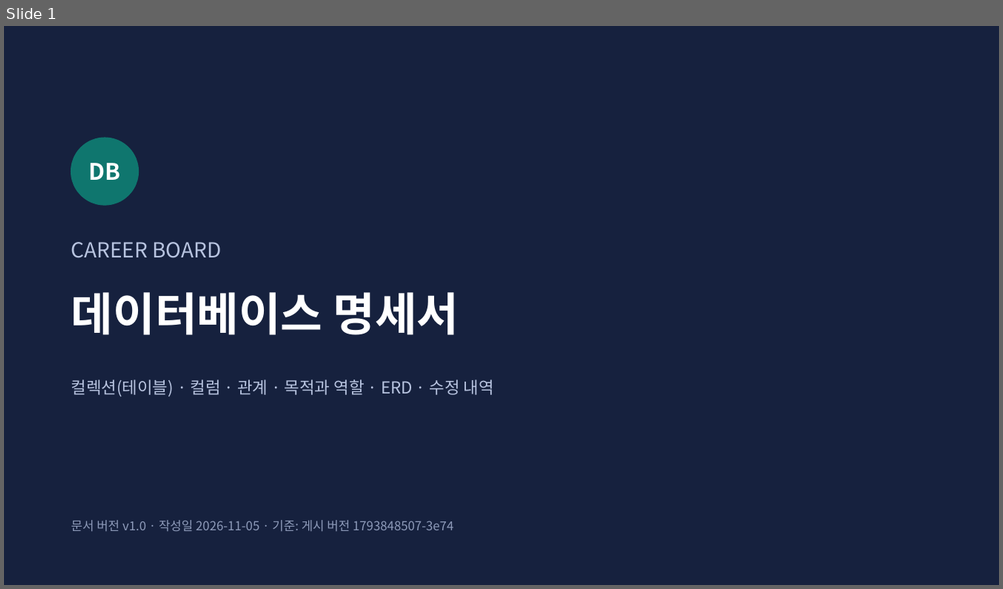
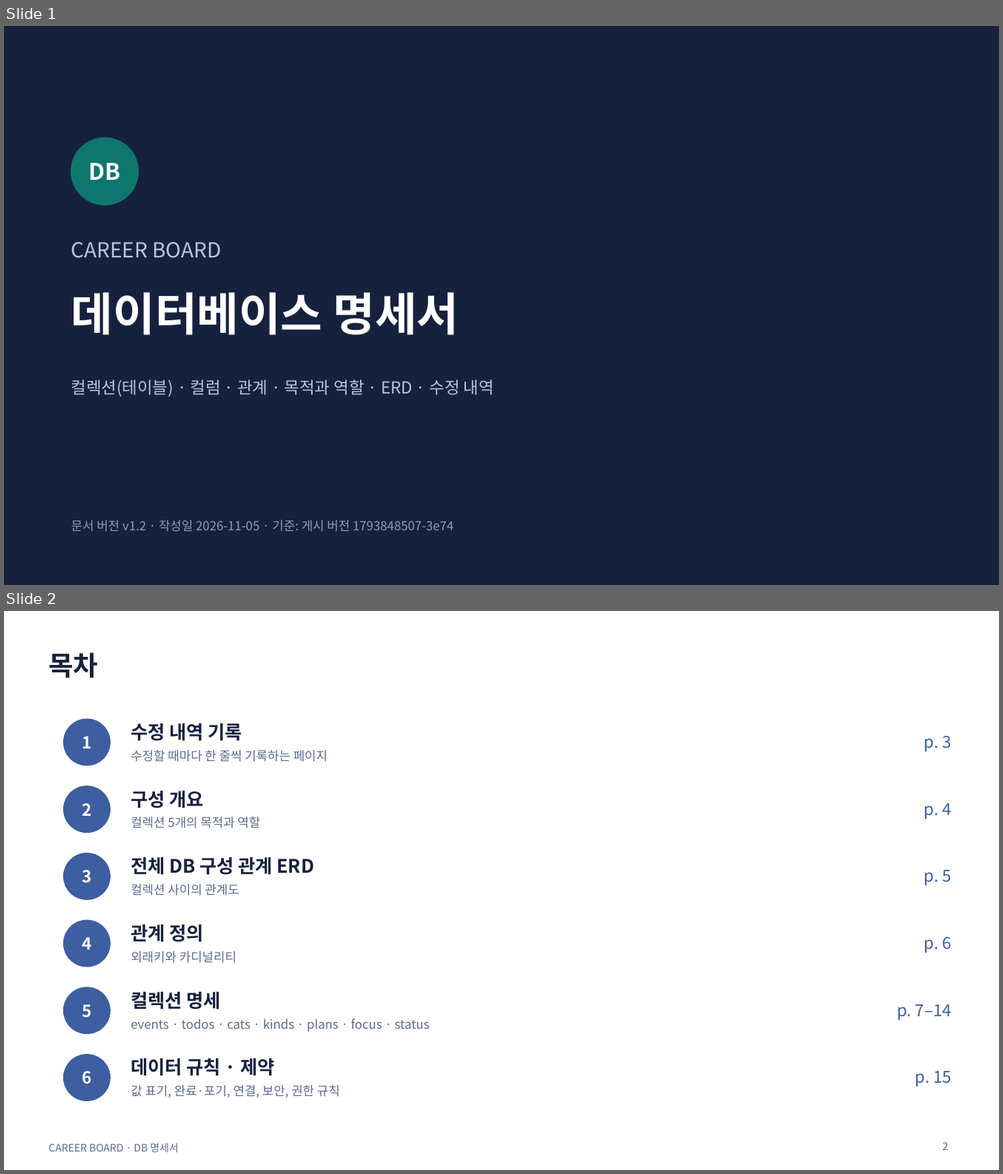
Before and after one commit to min-0o0/Career-Board, a slide deck: docs/db/career-board-db-spec.pptx. Shown one above the other, each under a label of ours: slide 1 before the commit, slides 1 and 2 after it. The pictures are 1003x589 and 1003x1174 pixels, drawn with LibreOffice and Linux fonts; fonts in the diff are those of the drawing. Boxes give left, top, right and bottom in pixels: in the first picture for what was removed or moved away, otherwise in the second. Text is boxed around its words. In the diff, an @@ line names an element or a change of style, - is before the commit and + after.

Commit message:
docs: DB 명세서 개정 (목차 추가, 수정 내역 1번 이동, 컬럼 설명·값 규칙 분리)

```diff
--- a/docs/db/career-board-db-spec.pptx
+++ b/docs/db/career-board-db-spec.pptx
@@ slide 2 added at [4,611,999,1170], background #FFFFFF @@
@@ title added at [48,652,98,678], 26 pt, text #16213E, bold @@
+목차
@@ ellipse added at [64,719,110,766], fill #3D5EA0, outline #3D5EA0 1 pt @@
@@ text added at [82,736,91,749], 16 pt, text #FFFFFF, bold @@
+1
@@ text added at [131,723,242,741], 18 pt, text #16213E, bold @@
+수정 내역 기록
@@ text added at [924,735,951,752], 16 pt, text #3D5EA0 @@
+p. 3
@@ text added at [131,750,327,762], 12 pt, text #5B6B8C @@
+수정할 때마다 한 줄씩 기록하는 페이지
@@ ellipse added at [64,786,110,832], fill #3D5EA0, outline #3D5EA0 1 pt @@
@@ text added at [82,803,91,816], 16 pt, text #FFFFFF, bold @@
+2
@@ text added at [131,791,203,809], 18 pt, text #16213E, bold @@
+구성 개요
@@ text added at [924,803,951,819], 16 pt, text #3D5EA0 @@
+p. 4
@@ text added at [131,817,260,829], 12 pt, text #5B6B8C @@
+컬렉션 5개의 목적과 역할
@@ ellipse added at [64,854,110,900], fill #3D5EA0, outline #3D5EA0 1 pt @@
@@ text added at [82,870,91,883], 16 pt, text #FFFFFF, bold @@
+3
@@ text added at [131,857,314,875], 18 pt, text #16213E, bold @@
+전체 DB 구성 관계 ERD
@@ text added at [924,870,951,886], 16 pt, text #3D5EA0 @@
+p. 5
@@ text added at [131,884,239,896], 12 pt, text #5B6B8C @@
+컬렉션 사이의 관계도
@@ ellipse added at [64,920,110,967], fill #3D5EA0, outline #3D5EA0 1 pt @@
@@ text added at [82,937,91,950], 16 pt, text #FFFFFF, bold @@
+4
@@ text added at [131,925,203,943], 18 pt, text #16213E, bold @@
+관계 정의
@@ text added at [924,937,951,953], 16 pt, text #3D5EA0 @@
+p. 6
@@ text added at [131,951,236,963], 12 pt, text #5B6B8C @@
+외래키와 카디널리티
@@ ellipse added at [64,988,110,1034], fill #3D5EA0, outline #3D5EA0 1 pt @@
@@ text added at [82,1005,91,1018], 16 pt, text #FFFFFF, bold @@
+5
@@ text added at [131,992,221,1010], 18 pt, text #16213E, bold @@
+컬렉션 명세
@@ text added at [896,1005,951,1020], 16 pt, text #3D5EA0 @@
+p. 7–14
@@ text added at [131,1019,430,1032], 12 pt, text #5B6B8C @@
+events · todos · cats · kinds · plans · focus · status
@@ ellipse added at [64,1055,110,1101], fill #3D5EA0, outline #3D5EA0 1 pt @@
@@ text added at [82,1071,91,1085], 16 pt, text #FFFFFF, bold @@
+6
@@ text added at [131,1059,274,1076], 18 pt, text #16213E, bold @@
+데이터 규칙 · 제약
@@ text added at [915,1071,951,1087], 16 pt, text #3D5EA0 @@
+p. 15
@@ text added at [131,1085,340,1098], 12 pt, text #5B6B8C @@
+값 표기, 완료·포기, 연결, 보안, 권한 규칙
@@ text added at [48,1143,179,1153], 10 pt, text #5B6B8C @@
+CAREER BOARD · DB 명세서
@@ page number added at [942,1142,948,1150], 10 pt, text #5B6B8C @@
+2
@@ slide 1 changed as well @@
@@ text at [71,520,453,531]: text changed @@
-문서 버전 v1.0 · 작성일 2026-11-05 · 기준: 게시 버전 1793848507-3e74
+문서 버전 v1.2 · 작성일 2026-11-05 · 기준: 게시 버전 1793848507-3e74
```
Also in this commit, not shown: 11 other slides changed, 2 other slides added.
